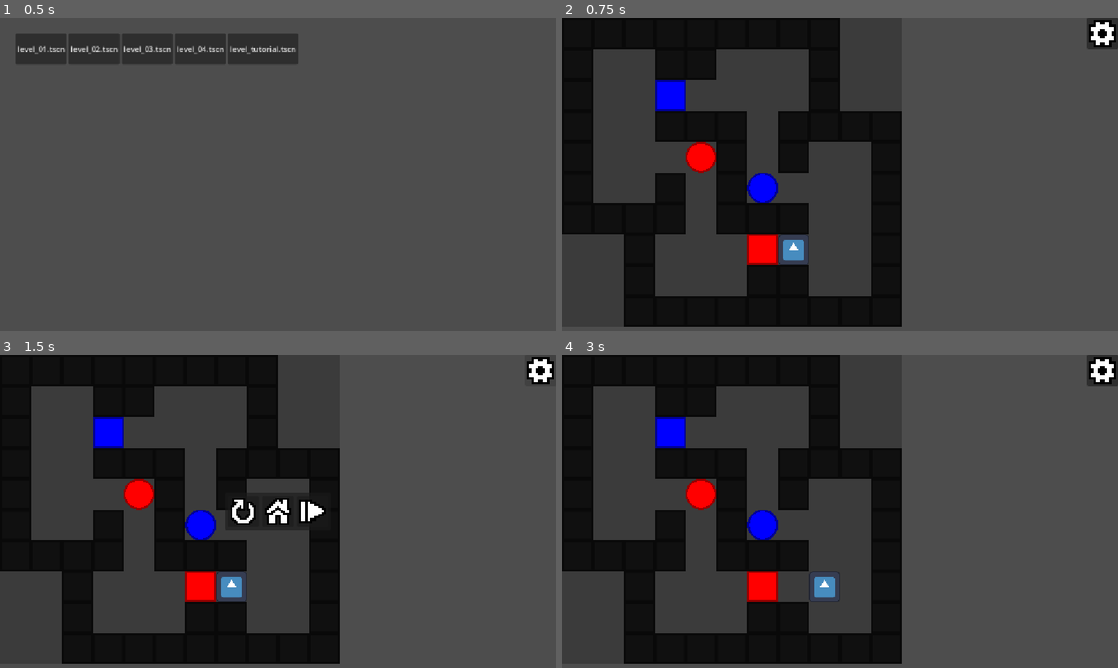
Above: before the commit, frames 1-4 (two rows, left to right).
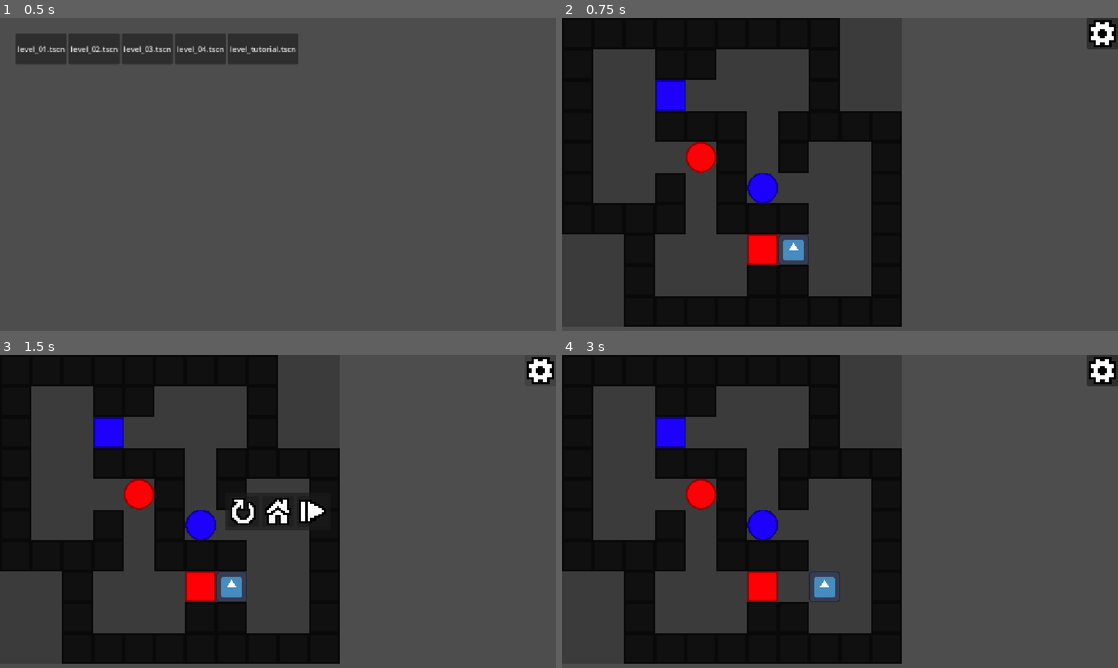
Above: after the commit, the same moments.

Repository: NoveritaDev/Colourbind
Game: Godot game, scene res://scenes/ui/level_select.tscn
Two runs of this game, one before a commit and one after it. Both use one fixed random seed, a clock stepped at 60 frames per second and the inputs below. The engine's default icon, where the game draws it, is replaced by a stand-in: a white triangle on a blue panel in a dark square.
Inputs (mouse positions are in pixels of both pictures, inside the frame that each line leads up to):
- Up to frame 1 (0.5 s): no input
- Up to frame 2 (0.75 s): click "level_01.tscn" at 0.5 s
- Up to frame 3 (1.5 s): click (539, 370) at 1.25 s
- Up to frame 4 (3 s): click (806, 511) at 2 s; tap Enter at 2.75 s; hold D (move_right) from 2.78 s (still down); tap M at 2.85 s

Frame 1 is identical in both runs. In frame 2, 0.8% of the frame differs, in the area x 17-39%, y 20-79%; in frame 3, 0.8%; in frame 4, 0.8%.

Commit message:
Switched from coloured boxes using Godot's system to tintable box assets using a tint shader with LMS space input

Diff:
--- /dev/null
+++ b/assets/simulated_cvd_shaders/lms_tint.gdshader
@@ -0,0 +1,79 @@
+shader_type canvas_item;
+
+uniform sampler2D albedo_tex : source_color;
+instance uniform vec3 tint = vec3(1.0, 1.0, 1.0);
+
+// https://mk.bcgsc.ca/colorblind/math.mhtml
+
+vec3 srgb_to_linear(vec3 c) {
+    return mix(
+        c / 12.92,
+        pow((c + 0.055) / 1.055, vec3(2.4)),
+        step(vec3(0.04045), c)
+    );
+}
+
+vec3 linear_to_xyz(vec3 c) {
+	mat3 to_xyz = transpose(mat3(
+        vec3(0.4124565, 0.3575761, 0.1804375),
+        vec3(0.2126729, 0.7151522, 0.0721750),
+        vec3(0.0193339, 0.1191920, 0.9503041)
+    ));
+	return to_xyz * c;
+}
+
+vec3 xyz_to_lms(vec3 c) {
+	mat3 to_lms = transpose(mat3(
+        vec3(0.4002, 0.7076, -0.0808),
+        vec3(-0.2263, 1.1653, 0.0457),
+        vec3(0, 0, 1)
+    ));
+
+	return to_lms * c;
+}
+
+vec3 lms_to_xyz(vec3 c) {
+	mat3 to_xyz = transpose(mat3(
+		vec3(1.8600666, -1.1294801, 0.2198983),
+		vec3(0.3612229, 0.6388043, 0),
+		vec3(0, 0, 1.089087)
+	));
+	return to_xyz * c;
+}
+
+vec3 xyz_to_linear(vec3 c) {
+	mat3 to_linear = transpose(mat3(
+		vec3(3.24045484, -1.5371389, -0.49853155),
+		vec3(-0.96926639, 1.8760109, 0.04155608),
+		vec3(0.05564342, -0.2040259, 1.05722516)
+	));
+	return to_linear * c;
+}
+
+// Convert Linear RGB to sRGB
+vec3 linear_to_srgb(vec3 c) {
+    return mix(
+        c * 12.92,
+        1.055 * pow(c, vec3(1.0 / 2.4)) - 0.055,
+        step(vec3(0.0031308), c)
+    );
+}
+
+void fragment() {
+	// Called for every pixel the material is visible on.
+	vec4 tex_colour = texture(albedo_tex, UV);
+	vec3 srgb_colour = tex_colour.rgb;
+
+	vec3 linear_rgb_colour = srgb_to_linear(srgb_colour);
+	vec3 xyz_colour = linear_to_xyz(linear_rgb_colour);
+	vec3 lms_colour = xyz_to_lms(xyz_colour);
+
+	lms_colour = lms_colour * tint;
+
+	xyz_colour = lms_to_xyz(lms_colour);
+	linear_rgb_colour = xyz_to_linear(xyz_colour);
+	srgb_colour = linear_to_srgb(linear_rgb_colour);
+
+	vec3 clamped_colour = clamp(srgb_colour, 0.0, 1.0);
+    COLOR = vec4(clamped_colour, tex_colour.a);
+}
--- a/scenes/game_objects/box.gd
+++ b/scenes/game_objects/box.gd
@@ -3,7 +3,26 @@
 
 static var MAX_PUSH_COUNT = 1 # -1 means infinite boxes
 
+@export var lms_tint: Vector3 = Vector3(1.0, 1.0, 1.0):
+	set(value):
+		lms_tint = value
+		_update_tint()
+@export var override_tint: bool = false:
+	set(value):
+		override_tint = value
+		_update_tint()
+
+@onready var sprite: Sprite2D = $s
+
+func _update_tint() -> void:
+	if is_instance_valid(sprite):
+		if override_tint:
+			sprite.set_instance_shader_parameter("tint", lms_tint)
+		else:
+			sprite.set_instance_shader_parameter("tint", color_dict[color])
+
 func _ready() -> void:
 	super._ready()
 	if color == OBJ_COLOR.NONE:
 		print("This box has no color, is that on purpose?")
+	_update_tint()
--- a/scenes/game_objects/box.tscn
+++ b/scenes/game_objects/box.tscn
@@ -2,11 +2,17 @@
 
 [ext_resource type="Script" uid="uid://6u7smwwwwxul" path="res://scenes/game_objects/box.gd" id="1_761wl"]
 [ext_resource type="Texture2D" uid="uid://coey3sdq30sxi" path="res://assets/textures/WhiteSquare.png" id="2_11yiq"]
+[ext_resource type="Shader" uid="uid://bd84h6hart1b0" path="res://assets/simulated_cvd_shaders/lms_tint.gdshader" id="2_hac0c"]
+
+[sub_resource type="ShaderMaterial" id="ShaderMaterial_11yiq"]
+shader = ExtResource("2_hac0c")
+shader_parameter/albedo_tex = ExtResource("2_11yiq")
 
 [node name="Box" type="Node2D" unique_id=874453324]
 texture_filter = 1
 script = ExtResource("1_761wl")
 metadata/_custom_type_script = "uid://bf5gmevl5olyt"
 
-[node name="Sprite2D" type="Sprite2D" parent="." unique_id=657374925]
+[node name="s" type="Sprite2D" parent="." unique_id=657374925]
+material = SubResource("ShaderMaterial_11yiq")
 texture = ExtResource("2_11yiq")
--- a/scenes/game_objects/button.gd
+++ b/scenes/game_objects/button.gd
@@ -2,6 +2,24 @@
 extends GameObject
 
 var activated : bool
+
+@export var lms_tint: Vector3 = Vector3(1.0, 1.0, 1.0):
+	set(value):
+		lms_tint = value
+		_update_tint()
+
+@onready var sprite: Sprite2D = $Sprite2D
+@export var override_tint: bool = false:
+	set(value):
+		override_tint = value
+		_update_tint()
+
+func _update_tint() -> void:
+	if is_instance_valid(sprite):
+		if override_tint:
+			sprite.set_instance_shader_parameter("tint", lms_tint)
+		else:
+			sprite.set_instance_shader_parameter("tint", color_dict[color])
 
 signal s_activation(change: bool)
 
@@ -37,5 +55,5 @@
 	super._ready()
 	if color == OBJ_COLOR.NONE:
 		print("This button has no color, is that on purpose?")
-
+	_update_tint()
 	GRID.s_box_moved.connect(check_for_box)
--- a/scenes/game_objects/button.tscn
+++ b/scenes/game_objects/button.tscn
@@ -2,6 +2,11 @@
 
 [ext_resource type="Script" uid="uid://yw5pxikgqrqy" path="res://scenes/game_objects/button.gd" id="1_ybjr1"]
 [ext_resource type="Texture2D" uid="uid://8g4q2brr2s1c" path="res://assets/textures/WhiteCircle.png" id="2_5ktqh"]
+[ext_resource type="Shader" uid="uid://bd84h6hart1b0" path="res://assets/simulated_cvd_shaders/lms_tint.gdshader" id="2_lt4ra"]
+
+[sub_resource type="ShaderMaterial" id="ShaderMaterial_ybjr1"]
+shader = ExtResource("2_lt4ra")
+shader_parameter/albedo_tex = ExtResource("2_5ktqh")
 
 [node name="Button" type="Node2D" unique_id=1203081120]
 script = ExtResource("1_ybjr1")
@@ -9,4 +14,5 @@
 
 [node name="Sprite2D" type="Sprite2D" parent="." unique_id=766157425]
 texture_filter = 1
+material = SubResource("ShaderMaterial_ybjr1")
 texture = ExtResource("2_5ktqh")
--- a/scenes/game_objects/game_object.gd
+++ b/scenes/game_objects/game_object.gd
@@ -13,10 +13,10 @@
 
 # Where color objects get mapped to actual colors
 var color_dict : Dictionary[OBJ_COLOR, Color] = {
-	OBJ_COLOR.NONE: Color.WHITE,
-	OBJ_COLOR.RED: Color.RED,
-	OBJ_COLOR.BLUE: Color.BLUE,
-	OBJ_COLOR.GREEN: Color.GREEN
+	OBJ_COLOR.NONE: Color(1,1,1),
+	OBJ_COLOR.RED: Color(0.314,0.155,0.018),
+	OBJ_COLOR.BLUE: Color(0.046500889, 0.086707664, 0.872632109),
+	OBJ_COLOR.GREEN: Color(0.639540462, 0.757927085, 0.109446836)
 }
 
 @export var color : OBJ_COLOR
--- a/scenes/test_scenes/nova_test_scene.tscn
+++ b/scenes/test_scenes/nova_test_scene.tscn
@@ -3,6 +3,7 @@
 [ext_resource type="Script" uid="uid://dwkpa5bie66xs" path="res://assets/simulated_cvd_shaders/change_cvd_mode.gd" id="1_ad0pq"]
 [ext_resource type="Shader" uid="uid://lqowtwjdxdfk" path="res://assets/simulated_cvd_shaders/multi_cvd.gdshader" id="2_rkinu"]
 [ext_resource type="Texture2D" uid="uid://qefi3tng0o71" path="res://assets/textures/visible_spectrum.png" id="3_ad0pq"]
+[ext_resource type="PackedScene" uid="uid://cuqomjcc84dsx" path="res://scenes/game_objects/box.tscn" id="4_rkinu"]
 
 [sub_resource type="ShaderMaterial" id="ShaderMaterial_wbwik"]
 shader = ExtResource("2_rkinu")
@@ -28,3 +29,8 @@
 [node name="VisibleSpectrum" type="Sprite2D" parent="." unique_id=2130108793]
 position = Vector2(1, 169)
 texture = ExtResource("3_ad0pq")
+
+[node name="Box" parent="." unique_id=874453324 instance=ExtResource("4_rkinu")]
+position = Vector2(-235, -176)
+lms_tint = Vector3(0, 1, 1)
+color = 1
Not shown, added: assets/simulated_cvd_shaders/lms_tint.gdshader.uid
